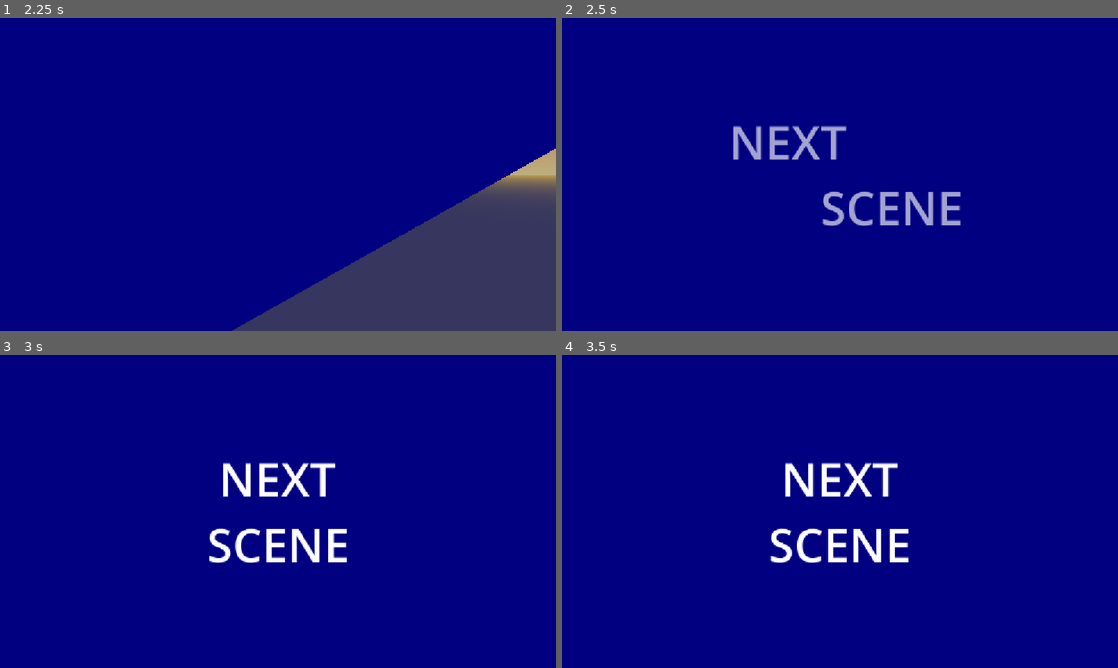
Above: before the commit, frames 1-4 (two rows, left to right).
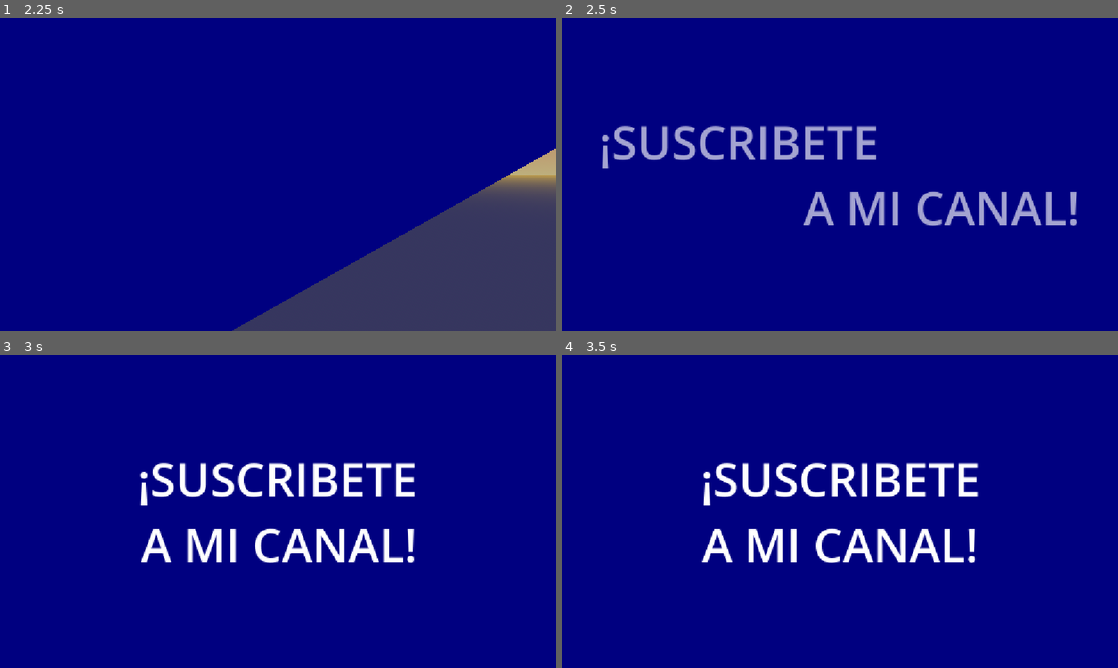
Above: after the commit, the same moments.

Repository: profesorshader/example-scene-transition
Game: Godot game, scene res://scenes/scene_a.tscn
Same seed, same stepped clock (60 frames per second), same inputs: the game is played once before the commit and once after it.
Inputs:
- Up to frame 1 (2.25 s): tap Enter at 0.5 s; click "LOAD SCENE B" at 1.25 s
- Up to frame 2 (2.5 s): no input
- Up to frame 3 (3 s): no input
- Up to frame 4 (3.5 s): no input

Frame 1 is identical in both runs. In frame 2, 5.2% of the frame differs, in the area x 7-93%, y 34-67%; in frame 3, 5.4%, in the area x 25-75%, y 34-67%; in frame 4, 5.4%.

Commit message:
minor updates

Diff:
--- a/scenes/transition.tscn
+++ b/scenes/transition.tscn
@@ -210,7 +210,7 @@
 layout_mode = 2
 offset_transform_enabled = true
 theme_override_font_sizes/font_size = 96
-text = "NEXT"
+text = "¡SUSCRIBETE"
 horizontal_alignment = 1
 
 [node name="LblLevel" type="Label" parent="CanvasLayer/TextContainer/VBoxContainer" unique_id=2112482542]
@@ -218,7 +218,7 @@
 offset_transform_enabled = true
 offset_transform_position_ratio = Vector2(1, 0)
 theme_override_font_sizes/font_size = 96
-text = "SCENE"
+text = "A MI CANAL!"
 horizontal_alignment = 1
 
 [node name="AnimationPlayer" type="AnimationPlayer" parent="CanvasLayer/TextContainer" unique_id=253673647]
Not shown, changed: README.md
